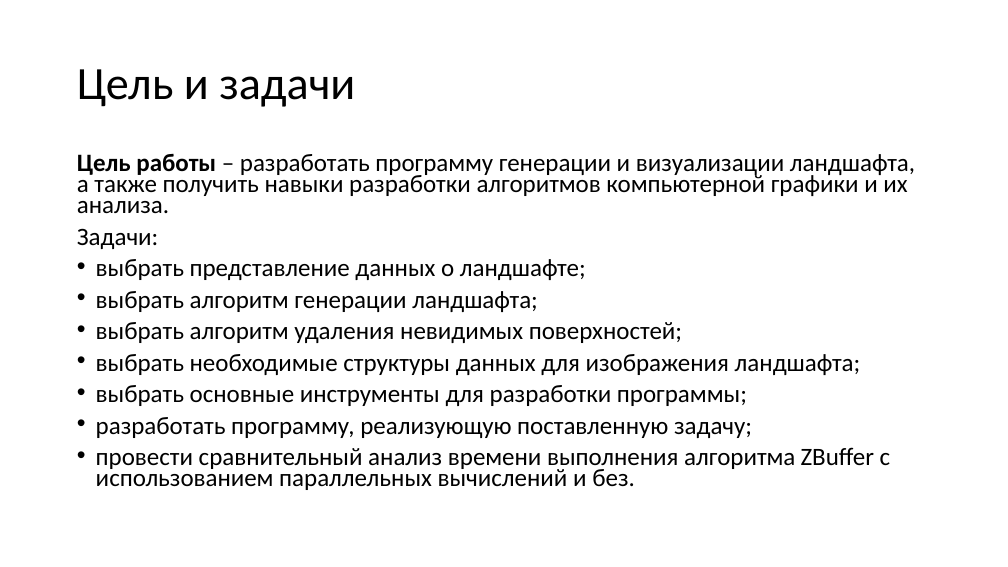
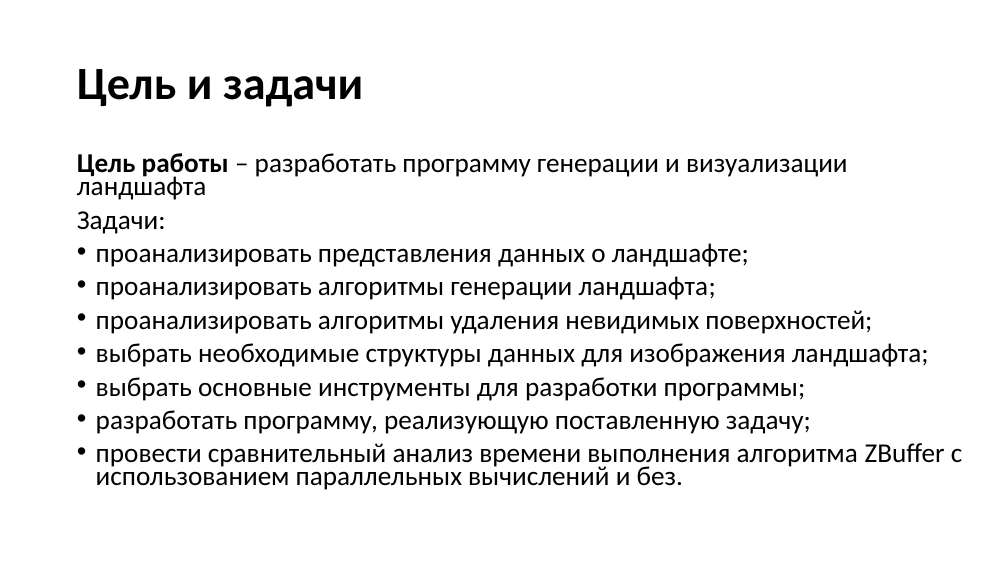
Before and after one commit to Inlucker/LandscapeTest, a slide deck: slide 2 of Presentation/Pronin LandscapeGen.pptx. Drawn at 1008x567 pixels with LibreOffice and Linux fonts; fonts in the diff are those of the drawing. Boxes give left, top, right and bottom in pixels: in the first picture for what was removed or moved away, otherwise in the second. Text is boxed around its words. In the diff, an @@ line names an element or a change of style, - is before the commit and + after.

```diff
--- a/Presentation/Pronin LandscapeGen.pptx
+++ b/Presentation/Pronin LandscapeGen.pptx
@@ title "Цель и задачи" at (77,69,363,107): bold on @@
@@ text at (77,153,848,200): text changed; size 23.8 to 25.9 pt @@
-Цель работы – разработать программу генерации и визуализации ландшафта, а также получить навыки разработки алгоритмов компьютерной графики и их анализа.
+Цель работы – разработать программу генерации и визуализации ландшафта
@@ text at (77,211,962,490): size 23.8 to 25.9 pt in "Задачи:", "выбрать необходимые структуры данных для изображения ландшаф ...", "выбрать основные инструменты для разработки программы;", "разработать программу, реализующую поставленную задачу;" and 1 more places @@
@@ text at (96,243,872,334): text changed; size 23.8 to 25.9 pt @@
-• выбрать представление данных о ландшафте;
-• выбрать алгоритм генерации ландшафта;
-• выбрать алгоритм удаления невидимых поверхностей;
+• проанализировать представления данных о ландшафте;
+• проанализировать алгоритмы генерации ландшафта;
+• проанализировать алгоритмы удаления невидимых поверхностей;
```
Also in this commit, not shown: 7 other slides changed, 1 other file.
